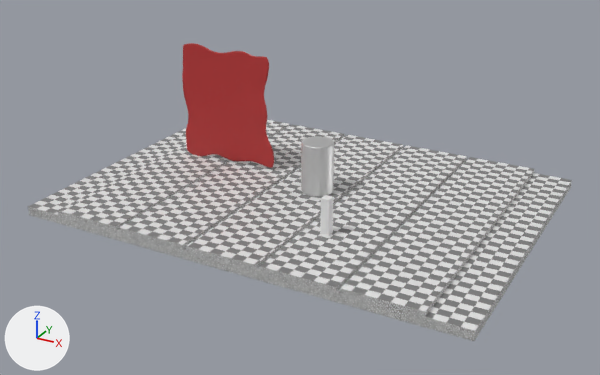
What one commit did to the Blender file Escenarios/Teatro_Telon.blend.
Before and after are seen from a camera (50 mm lens) standing at (17.5, -32.7, 16.5) and looking at (0.1, -1.1, 0.7). The lights are fixed; the arrows at lower left show +X, +Y and +Z.

Script lines for the objects in view, before the commit:
```python
me_cube = bpy.data.meshes.new('Cube')
me_cube.from_pydata(...)  # a box spanning x -0.2..0.2, y -0.2..0.2, z -0.85..0.85
me_cube_001 = bpy.data.meshes.new('Cube.001')
me_cube_001.from_pydata(...)  # 68 vertices, 66 faces; spans x -10.8..10.8, y -7.8..7.8, z -0.2..0.5
me_cube_001.polygons.foreach_set('use_smooth', [True] * 66)
me_cube_001.materials.append(mat_material)
me_cylinder = bpy.data.meshes.new('Cylinder')
me_cylinder.from_pydata(...)  # 72 vertices, 50 faces; spans x -1.22..1.22, y -1.22..1.22, z -1.97..1.97
me_cylinder.polygons.foreach_set('use_smooth', [True] * 50)
me_cylinder.materials.append(mat_material_002)  # white #e7e7e7
me_plane = bpy.data.meshes.new('Plane')
me_plane.from_pydata(...)  # 10754 vertices, 10752 faces; spans x -2.6..2.8, y -0.05..0.14, z -3.44..2.66
me_plane.polygons.foreach_set('use_smooth', [True] * 10752)
me_plane.materials.append(mat_material_001)  # red #b63333
ob_cube = bpy.data.objects.new('Cube', me_cube)
ob_cube.location = (2.93, -3.91, 1.05)
ob_cube_001 = bpy.data.objects.new('Cube.001', me_cube_001)
ob_cube_001.location = (0.0, 0.0, -0.25)
_m = ob_cube_001.modifiers.new('Bevel', 'BEVEL')
_m.width = 0.018
_m.width_pct = 0.018
_m.segments = 3
_m.use_clamp_overlap = False
_m.profile = 0.7
_m.miter_outer = 'MITER_ARC'
ob_cylinder = bpy.data.objects.new('Cylinder', me_cylinder)
ob_cylinder.location = (0.44, -0.04, 1.45)
ob_cylinder.scale = (0.635, 0.635, 0.635)
_m = ob_cylinder.modifiers.new('Bevel', 'BEVEL')
_m.width = 0.0967
_m.width_pct = 0.0967
_m.segments = 3
_m.use_clamp_overlap = False
_m.profile = 0.7
_m.harden_normals = True
_m.miter_outer = 'MITER_ARC'
ob_plane = bpy.data.objects.new('Plane', me_plane)
ob_plane.location = (-5.4, 0.92, 3.63)
```
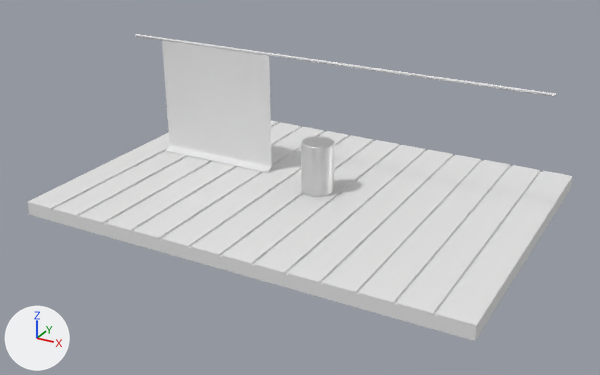
Where the change shows, as pixel boxes [x1, y1, x2, y2] in the pictures (600 x 375 px):
```json
{"object": "Suelo", "change": "added", "after": [27, 121, 573, 341]}
{"object": "Cube.001", "change": "hidden", "before": [28, 120, 572, 341]}
{"object": "Plane.001", "change": "added", "after": [162, 40, 272, 173]}
{"object": "Plane", "change": "hidden", "before": [182, 43, 274, 168], "on screen": "red"}
{"object": "Sostentela", "change": "added", "after": [135, 34, 557, 97]}
{"object": "Cube", "change": "hidden", "before": [320, 195, 333, 236]}
```

Edits to the scene script, one JSON object a line:
```json
{"op": "add", "block": "me_plane_001", "code": ["me_plane_001 = bpy.data.meshes.new('Plane.001')", "me_plane_001.from_pydata(...)  # 231 vertices, 200 faces; spans x -1.0..1.0, y -4.99..1.0, z -0.07..0.32"]}
{"op": "add", "block": "me_cylinder_001", "code": ["me_cylinder_001 = bpy.data.meshes.new('Cylinder.001')", "me_cylinder_001.from_pydata(...)  # a 32-sided cylinder along z spanning x -1.0..1.0, y -1.0..1.0, z -1.0..1.0"]}
{"op": "add", "block": "me_cube_002", "code": ["me_cube_002 = bpy.data.meshes.new('Cube.002')", "me_cube_002.from_pydata(...)  # 164 vertices, 136 faces; spans x -1.0..1.0, y -1.0..1.0, z -1.0..1.0"]}
{"op": "add", "block": "ob_cube", "code": "ob_cube.hide_set(True)"}
{"op": "add", "block": "ob_cube_001", "code": "ob_cube_001.hide_set(True)"}
{"op": "add", "block": "ob_plane", "code": "ob_plane.hide_set(True)"}
{"op": "add", "block": "ob_plane_001", "code": ["ob_plane_001 = bpy.data.objects.new('Plane.001', me_plane_001)", "ob_plane_001.location = (-5.96, 0.96, 5.22)", "ob_plane_001.rotation_euler = (1.571, 0.0, 0.0)  # degrees (90, 0, 0)", "ob_plane_001.scale = (3.21, 1.0, 1.0)", "_m = ob_plane_001.modifiers.new('Subdivision', 'SUBSURF')", "_m.levels = 2"]}
{"op": "add", "block": "ob_sostentela", "code": ["ob_sostentela = bpy.data.objects.new('Sostentela', me_cylinder_001)", "ob_sostentela.location = (0.0, 0.99, 6.28)", "ob_sostentela.rotation_euler = (0.0, 1.571, 0.0)  # degrees (0, 90, 0)", "ob_sostentela.scale = (0.0621, 0.0621, 10.9)"]}
{"op": "add", "block": "ob_suelo", "code": ["ob_suelo = bpy.data.objects.new('Suelo', me_cube_002)", "ob_suelo.location = (0.0, 0.0, -0.14)", "ob_suelo.scale = (10.9, 7.75, 0.335)"]}
```
